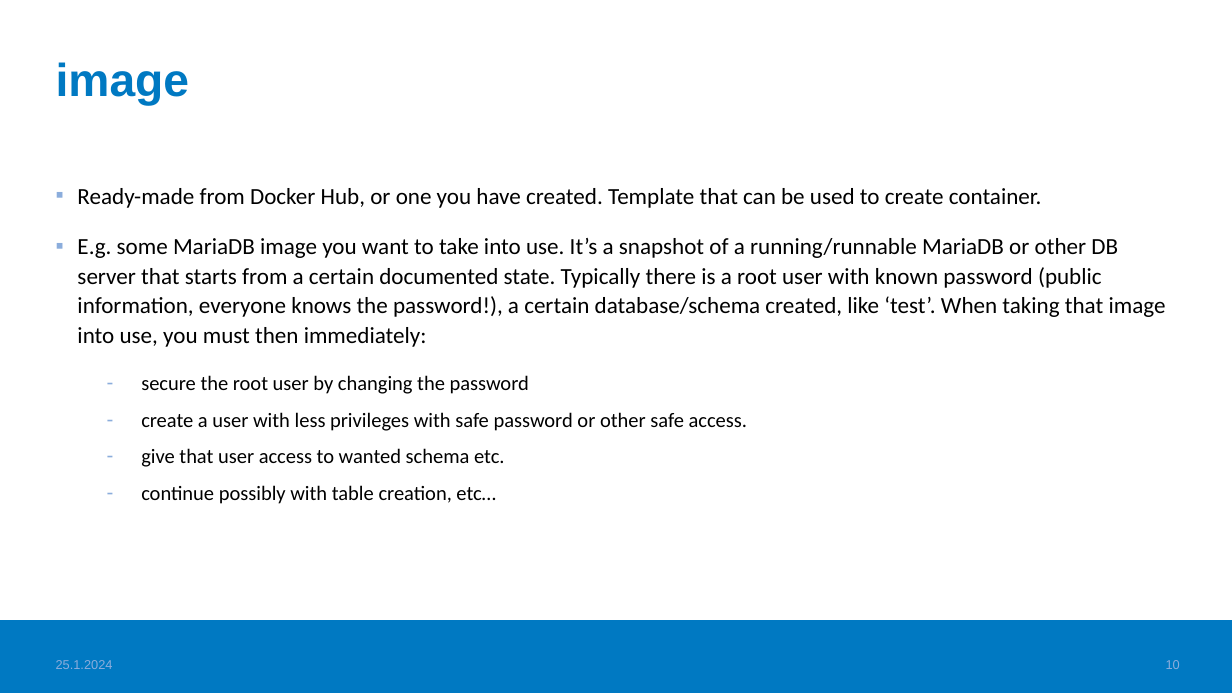
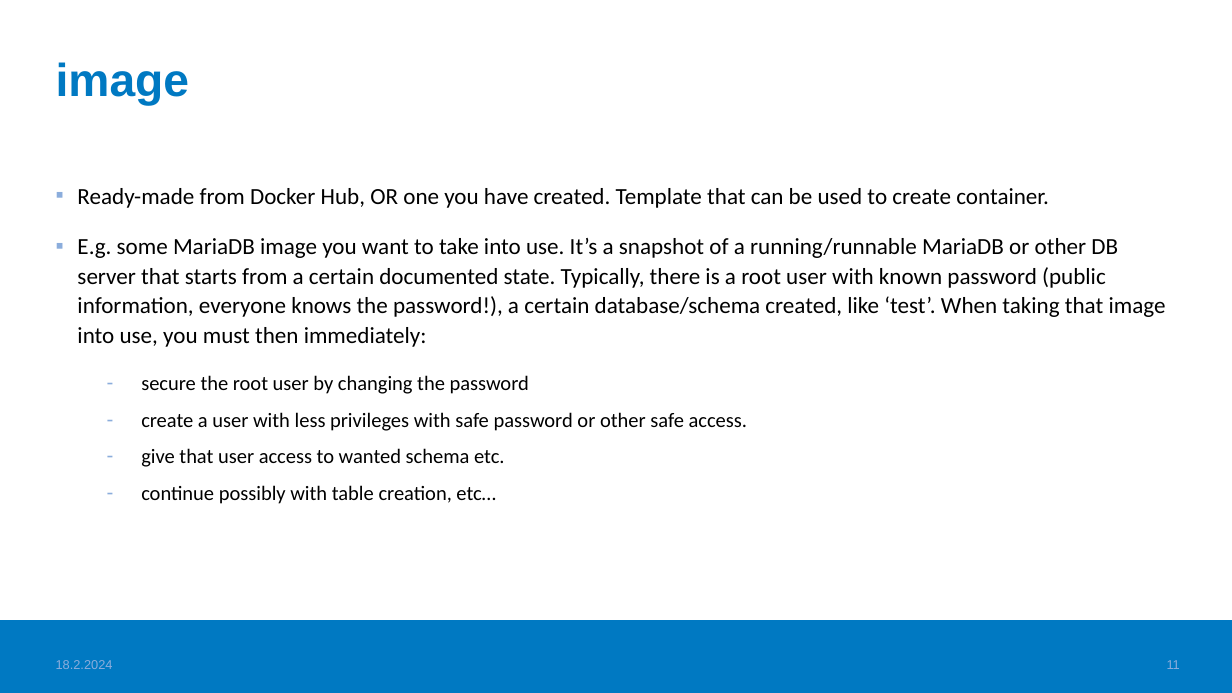
Before and after one commit to haagahelia/ohke-teknologiat, a slide deck: slide 11 of 01_docker/DockerConceptsAndVocabulary.pptx (slide 10 before the commit). Drawn at 1232x693 pixels with LibreOffice and Linux fonts; fonts in the diff are those of the drawing; background and template pictures are left out. Boxes give left, top, right and bottom in pixels: in the first picture for what was removed or moved away, otherwise in the second. Text is boxed around its words. In the diff, an @@ line names an element or a change of style, - is before the commit and + after.

Commit message:
Docker-monivalintatehtävien materiaalilinkkejä ja materiaaleja parannettu

```diff
--- a/01_docker/DockerConceptsAndVocabulary.pptx
+++ b/01_docker/DockerConceptsAndVocabulary.pptx
@@ text at (x1=77, y1=188, x2=1166, y2=347): text changed @@
-▪ Ready-made from Docker Hub, or one you have created. Template that can be used to create container.
-▪ E.g. some MariaDB image you want to take into use. It’s a snapshot of a running/runnable MariaDB or other DB server that starts from a certain documented state. Typically there is a root user with known password (public information, everyone knows the password!), a certain database/schema created, like ‘test’. When taking that image into use, you must then immediately:
+▪ Ready-made from Docker Hub, OR one you have created. Template that can be used to create container.
+▪ E.g. some MariaDB image you want to take into use. It’s a snapshot of a running/runnable MariaDB or other DB server that starts from a certain documented state. Typically, there is a root user with known password (public information, everyone knows the password!), a certain database/schema created, like ‘test’. When taking that image into use, you must then immediately:
@@ text at (x1=56, y1=660, x2=113, y2=669): text changed @@
-25.1.2024
+18.2.2024
@@ page number at (x1=1167, y1=660, x2=1180, y2=669): text changed @@
-10
+11
```
Also in this commit, not shown: 16 other slides changed, 1 slide added, 3 other files.
